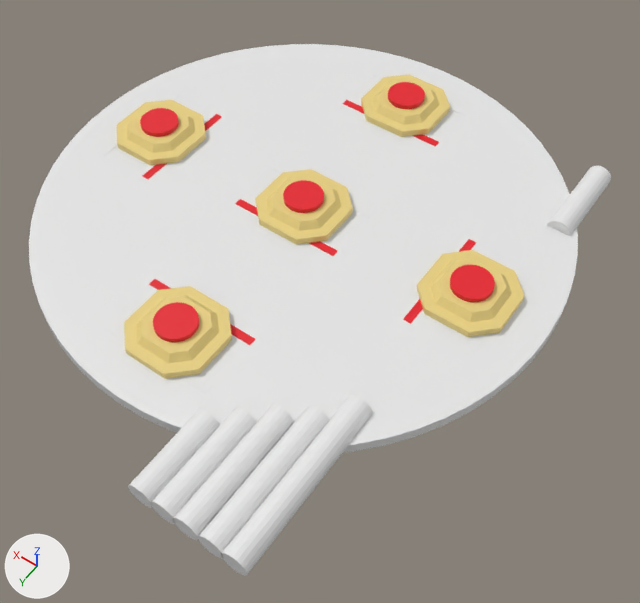
The Blender file dpad.blend: old version first, new version second.
Both versions are drawn from a camera (50 mm lens) standing at (-1.5, 1.98, 2.4) and looking at (-0.26, 0.25, -0.32). Arrows for +X, +Y and +Z are at lower left; the lights stay in place.

Objects in the first picture: 'Button.001', 'Button.002', 'Circle', 'Plane.005'.
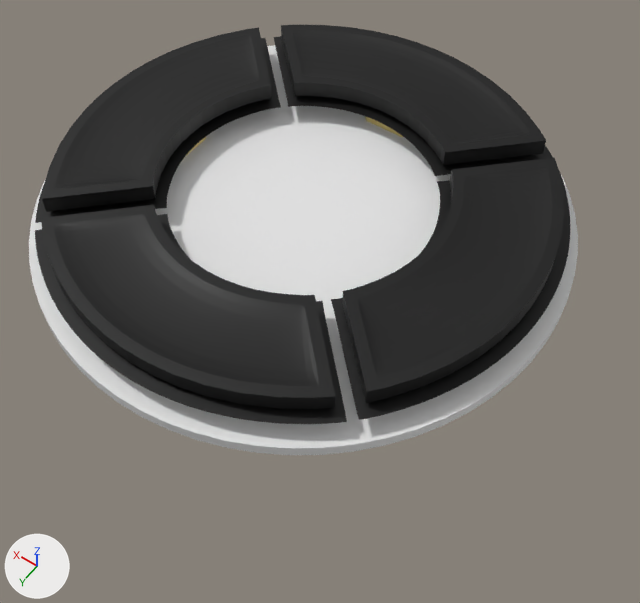
The change in detail:
Object 'Arrows' (ob_arrows) is now shown.
Object 'Button.002' (ob_button_002) is now hidden.
Object 'Plane.005' (ob_plane_005) is now hidden.

What differs and where, as boxes (x1, y1, x2, y2) in the pictures (640 x 603 px):
'Arrows', shown (black): after (35, 25, 570, 424)
'Plane.005', hidden: before (128, 166, 611, 576)
'Button.002', hidden (yellow): before (235, 164, 373, 256)
'Button.001', unchanged, covered by the edit: before (99, 72, 533, 394); after (187, 116, 403, 155)
